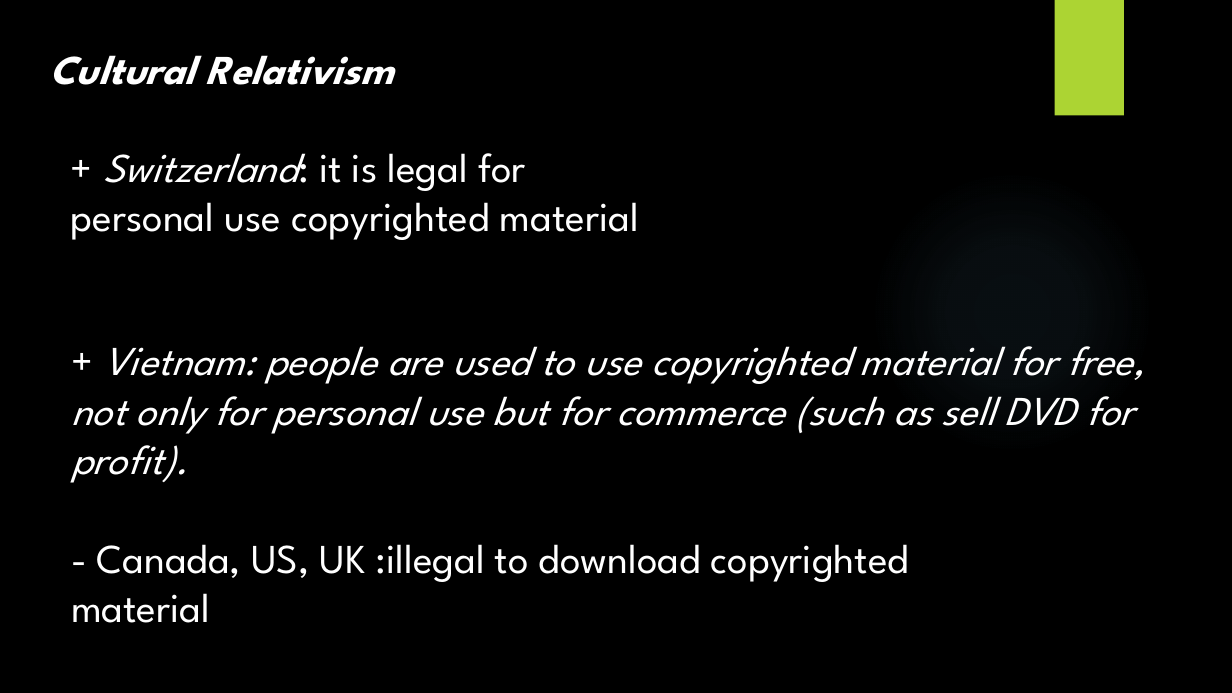
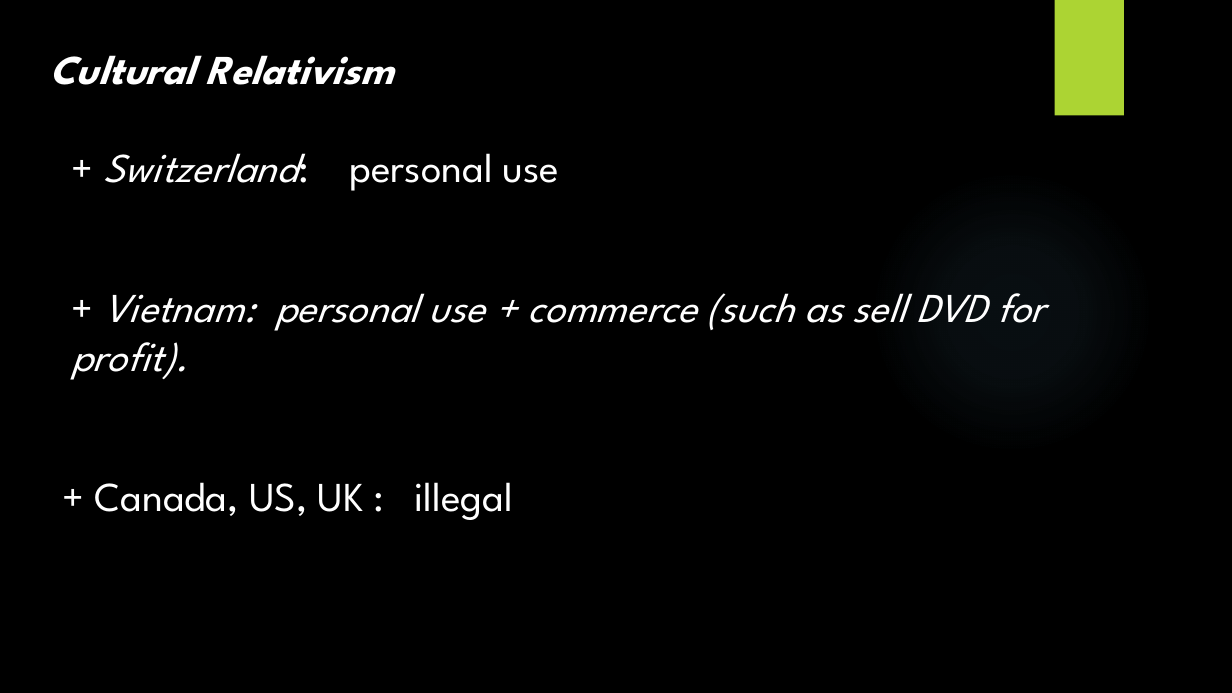
Before and after one commit to ttpro1995/ethics_final_latex, a slide deck: slide 12 of 1351040_1351030.pptx. Drawn at 1232x693 pixels with LibreOffice and Linux fonts; fonts in the diff are those of the drawing; background and template pictures are left out. Boxes give left, top, right and bottom in pixels: in the first picture for what was removed or moved away, otherwise in the second. Text is boxed around its words. In the diff, an @@ line names an element or a change of style, - is before the commit and + after.

```diff
--- a/1351040_1351030.pptx
+++ b/1351040_1351030.pptx
@@ text at [103,153,560,191]: text changed @@
-+ Switzerland: it is legal for personal use copyrighted material
++ Switzerland: personal use
@@ text at [71,293,1045,380]: text changed @@
-+ Vietnam: people are used to use copyrighted material for free, not only for personal use but for commerce (such as sell DVD for profit).
++ Vietnam: personal use + commerce (such as sell DVD for profit).
@@ text at [95,482,513,520]: text changed @@
-- Canada, US, UK :illegal to download copyrighted material
++ Canada, US, UK : illegal
```
Also in this commit, not shown: 8 other slides changed, 3 slides added, 2 slides removed, 3 other files.
